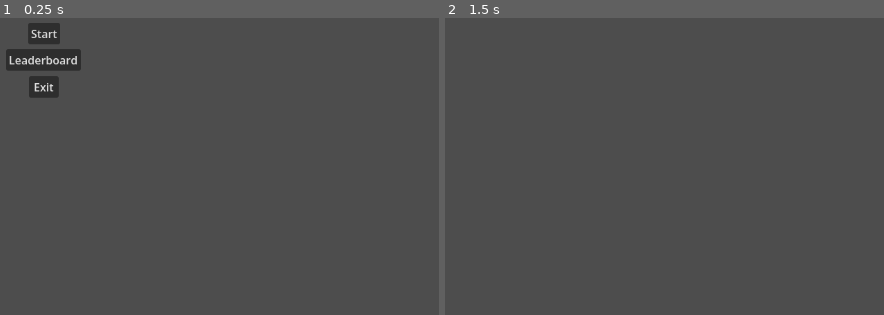
Above: before the commit, frames 1-2 (left to right).
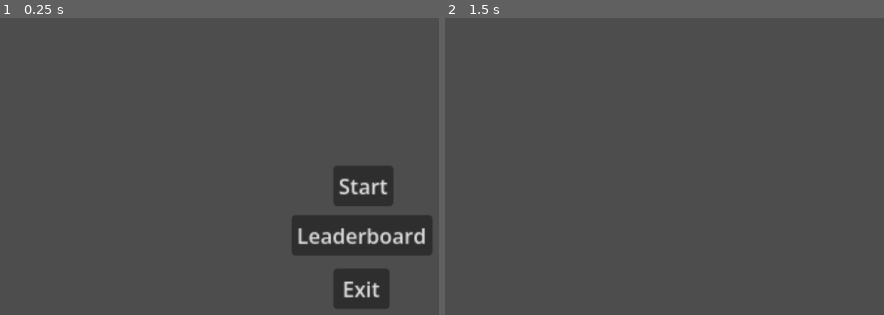
Above: after the commit, the same moments.

Repository: NMSU-CS-CS371/team-project-real-walmart-clash-1
Game: Godot game, scene res://menu.tscn
Two runs of this game, one before a commit and one after it. Both use one fixed random seed, a clock stepped at 60 frames per second and the inputs below.
Inputs:
- Up to frame 1 (0.25 s): no input
- Up to frame 2 (1.5 s): click "Leaderboard" at 0.5 s; click "Start" at 1.25 s

The runs differ from the first frame. In frame 1, 9.0% of the frame differs, in the area x 1-99%, y 1-98%; in frame 2, nothing differs.

Commit message:
Added some folders and changed size of menu options

Diff:
--- a/godot_files/menu.tscn
+++ b/godot_files/menu.tscn
@@ -1,8 +1,10 @@
 [gd_scene format=3 uid="uid://8eqbk4bnw8sa"]
 
-[ext_resource type="Script" uid="uid://3cumxul1l2h4" path="res://menu.gd" id="1_lti8b"]
+[ext_resource type="Script" uid="uid://3cumxul1l2h4" path="res://scenes/menu.gd" id="1_lti8b"]
 
 [node name="Menu" type="Node2D" unique_id=1866252329]
+position = Vector2(389, 200)
+scale = Vector2(1.88, 1.88)
 script = ExtResource("1_lti8b")
 
 [node name="Options" type="Control" parent="." unique_id=1507620919]
@@ -11,15 +13,15 @@
 offset_right = 40.0
 offset_bottom = 40.0
 
-[node name="Button1" type="Button" parent="Options" unique_id=1504858717]
+[node name="Start_Button" type="Button" parent="Options" unique_id=1504858717]
 layout_mode = 0
-offset_left = 58.0
-offset_top = 7.0
-offset_right = 104.0
-offset_bottom = 38.0
+offset_left = 57.978718
+offset_top = 6.9148917
+offset_right = 103.978714
+offset_bottom = 37.91489
 text = "Start"
 
-[node name="Button2" type="Button" parent="Options" unique_id=885853525]
+[node name="Leaderboard" type="Button" parent="Options" unique_id=885853525]
 layout_mode = 0
 offset_left = 26.0
 offset_top = 45.0
@@ -27,12 +29,12 @@
 offset_bottom = 76.0
 text = "Leaderboard"
 
-[node name="Button3" type="Button" parent="Options" unique_id=1861650604]
+[node name="Exit" type="Button" parent="Options" unique_id=1861650604]
 layout_mode = 0
-offset_left = 59.0
-offset_top = 84.0
-offset_right = 102.0
-offset_bottom = 115.0
+offset_left = 58.0
+offset_top = 86.0
+offset_right = 101.0
+offset_bottom = 117.0
 text = "Exit"
 
-[connection signal="pressed" from="Options/Button1" to="." method="_on_button_1_pressed"]
+[connection signal="pressed" from="Options/Start_Button" to="." method="_on_button_1_pressed"]
--- a/godot_files/project.godot
+++ b/godot_files/project.godot
@@ -13,7 +13,7 @@
 config/name="Tower_Defense"
 run/main_scene="uid://8eqbk4bnw8sa"
 config/features=PackedStringArray("4.6", "Forward Plus")
-config/icon="res://icon.svg"
+config/icon="res://assets/icon.svg"
 
 [physics]
 
Renamed: godot_files/icon.svg -> godot_files/assets/icon.svg
Not shown, changed: godot_files/assets/icon.svg.import
Renamed: godot_files/menu.gd -> godot_files/scenes/menu.gd
Renamed: godot_files/menu.gd.uid -> godot_files/scenes/menu.gd.uid
Not shown, added: .gitignore
